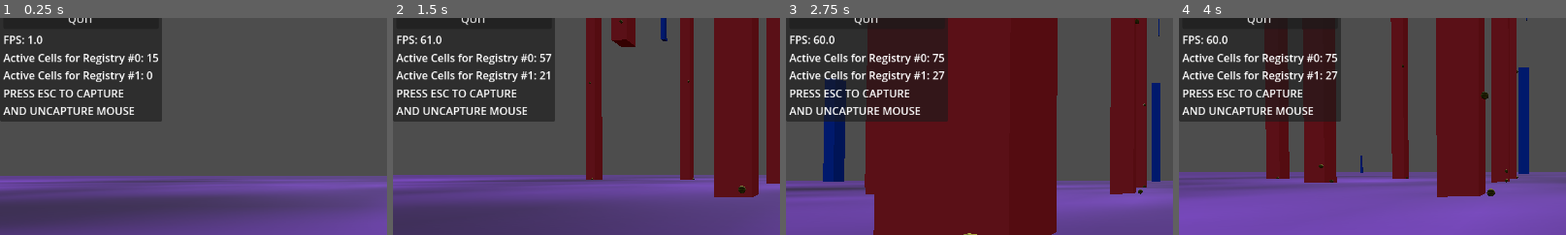
Above: before the commit, frames 1-4 (left to right).
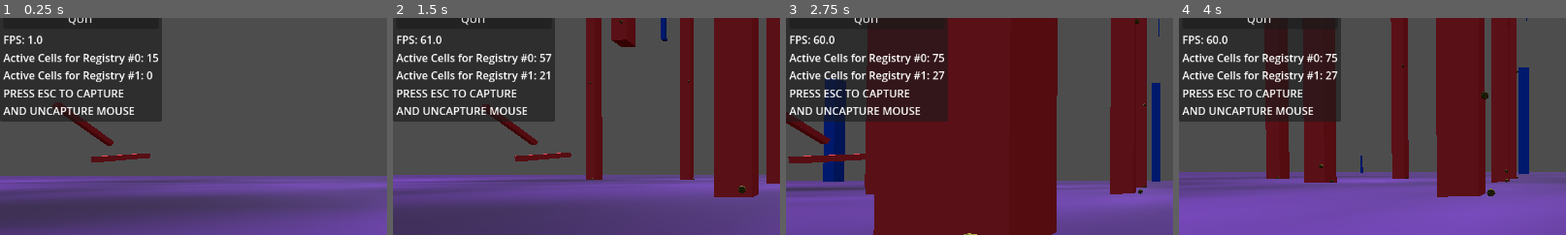
Above: after the commit, the same moments.

Repository: liamhendricks/cellblock
Game: Godot game, scene res://World.tscn
Same seed, same stepped clock (60 frames per second), same inputs: the game is played once before the commit and once after it.
Inputs (mouse positions are % of the whole screen's width and height, from its top left):
- Up to frame 1 (0.25 s): no input
- Up to frame 2 (1.5 s): move the mouse to (55, 50) at 0.52 s; hold W (forward) from 0.53 s (still down); move the mouse to (45, 50) at 1.27 s
- Up to frame 3 (2.75 s): keep holding W (forward); move the mouse to (52, 48) at 2.02 s
- Up to frame 4 (4 s): keep holding W (forward); move the mouse to (49, 52) at 2.77 s; move the mouse to (57, 51) at 3.52 s
The pictures show only the part of the screen within x 0-50%, y 14-64%; the shares and areas given below are measured in that part.

The runs differ from the first frame. In frame 1, 0.9% of the frame differs, in the area x 13-39%, y 38-67%; in frame 2, 0.9%; in frame 3, 1.2%, in the area x 0-21%, y 43-67%; in frame 4, nothing differs.

Commit message:
save nested children of cells properly

Diff:
--- a/project/World.tscn
+++ b/project/World.tscn
@@ -7,6 +7,10 @@
 [ext_resource type="Resource" uid="uid://or7ra5w1ycyv" path="res://addons/cellblock/resources/cell_registry_example_near.tres" id="5_p1v5b"]
 [ext_resource type="Resource" uid="uid://ca5rcb602gxwi" path="res://addons/cellblock/resources/cell_registry_example_far.tres" id="6_wygdx"]
 [ext_resource type="Script" uid="uid://bfffeg8o5htm1" path="res://addons/cellblock/cell_save.gd" id="7_wygdx"]
+[ext_resource type="Script" uid="uid://cuh238b5eycuy" path="res://addons/cellblock/cell.gd" id="8_kva58"]
+[ext_resource type="PackedScene" uid="uid://b8dsv02bisyox" path="res://StaticObjectExample.tscn" id="9_f5c0m"]
+[ext_resource type="PackedScene" uid="uid://dhl8wnvosccbo" path="res://MutableObjectExample.tscn" id="10_b2ar6"]
+[ext_resource type="Script" uid="uid://x1pkhw7yjo6v" path="res://mutable_object.gd" id="11_ee7l0"]
 
 [sub_resource type="FastNoiseLite" id="FastNoiseLite_js7pq"]
 frequency = 0.0665
@@ -50,6 +54,7 @@
 transform = Transform3D(1, 0, 0, 0, 1, 0, 0, 0, 1, 8, 1.571, 0)
 
 [node name="CellAnchor" parent="." instance=ExtResource("2_2dftf")]
+transform = Transform3D(1, 0, 0, 0, 1, 0, 0, 0, 1, -250, -50, -250)
 cell_registries = Array[ExtResource("4_eu7l1")]([ExtResource("5_p1v5b"), ExtResource("6_wygdx")])
 cell_save = SubResource("Resource_bah7m")
 
@@ -59,4 +64,29 @@
 [node name="DirectionalLight3D" type="DirectionalLight3D" parent="."]
 transform = Transform3D(1, 0, 0, 0, -0.6264, 0.779502, 0, -0.779502, -0.6264, 0, 21.326, 0)
 
+[node name="Cell" type="Node3D" parent="."]
+transform = Transform3D(1, 0, 0, 0, 1, 0, 0, 0, 1, -250, -50, -250)
+script = ExtResource("8_kva58")
+
+[node name="Statics" type="Node3D" parent="Cell"]
+
+[node name="StaticObjectExample" type="StaticBody3D" parent="Cell/Statics" instance=ExtResource("9_f5c0m")]
+transform = Transform3D(0.0041676, -0.00520793, 0.999978, -0.99116, 0.132587, 0.00482135, -0.132609, -0.991158, -0.0046093, 0, 67.8766, 0)
+
+[node name="StaticObjectExample2" type="StaticBody3D" parent="Cell/Statics" instance=ExtResource("9_f5c0m")]
+transform = Transform3D(0.0041676, -0.00520793, 0.999978, 0.861165, 0.508325, -0.00094169, -0.508309, 0.86115, 0.00660335, -34.3073, 88.8331, -43.5773)
+
+[node name="wolf" type="Node3D" parent="Cell/Statics/StaticObjectExample2"]
+
+[node name="Objects" type="Node3D" parent="Cell"]
+
+[node name="MutableObjectExample" type="RigidBody3D" parent="Cell/Objects" instance=ExtResource("10_b2ar6")]
+script = ExtResource("11_ee7l0")
+
+[node name="Characters" type="Node3D" parent="Cell"]
+
+[node name="Doors" type="Node3D" parent="Cell"]
+
+[node name="Spawners" type="Node3D" parent="Cell"]
+
 [connection signal="editor_state_changed" from="CellAnchor" to="CellAnchor" method="_on_editor_state_changed"]
--- a/project/cells/near/cell_-4_-1_-5.tscn
+++ b/project/cells/near/cell_-4_-1_-5.tscn
@@ -5,12 +5,13 @@
 [ext_resource type="PackedScene" uid="uid://dhl8wnvosccbo" path="res://MutableObjectExample.tscn" id="3_k84j3"]
 [ext_resource type="Script" uid="uid://x1pkhw7yjo6v" path="res://mutable_object.gd" id="4_a761d"]
 
-[node name="Cell" type="Node3D"]
+[node name="@Node3D@24801" type="Node3D"]
 script = ExtResource("1_qv8a4")
 
 [node name="Statics" type="Node3D" parent="."]
 
 [node name="block" type="StaticBody3D" parent="Statics" instance=ExtResource("2_bevtf")]
+transform = Transform3D(1, 0, 0, 0, 0.932998, 0.359883, 0, -0.359883, 0.932998, 0, 50.3034, 0)
 
 [node name="Objects" type="Node3D" parent="."]
 
--- a/project/cells/near/cell_-5_-1_-5.tscn
+++ b/project/cells/near/cell_-5_-1_-5.tscn
@@ -3,21 +3,25 @@
 [ext_resource type="Script" uid="uid://cuh238b5eycuy" path="res://addons/cellblock/cell.gd" id="1_y33s2"]
 [ext_resource type="PackedScene" uid="uid://b8dsv02bisyox" path="res://StaticObjectExample.tscn" id="2_c27n1"]
 [ext_resource type="PackedScene" uid="uid://dhl8wnvosccbo" path="res://MutableObjectExample.tscn" id="3_yi2y8"]
-[ext_resource type="Script" uid="uid://x1pkhw7yjo6v" path="res://mutable_object.gd" id="4_tnyvn"]
+[ext_resource type="Script" uid="uid://x1pkhw7yjo6v" path="res://mutable_object.gd" id="4_y33s2"]
 
 [node name="Cell" type="Node3D"]
 script = ExtResource("1_y33s2")
 
 [node name="Statics" type="Node3D" parent="."]
 
-[node name="block" type="StaticBody3D" parent="Statics" instance=ExtResource("2_c27n1")]
-transform = Transform3D(1, 0, 0, 0, 0.981316, -0.192402, 0, 0.192402, 0.981316, 0, 25.7537, 0)
+[node name="StaticObjectExample" type="StaticBody3D" parent="Statics" instance=ExtResource("2_c27n1")]
+transform = Transform3D(0.0041676, -0.00520793, 0.999978, -0.99116, 0.132587, 0.00482135, -0.132609, -0.991158, -0.0046093, 0, 67.8766, 0)
+
+[node name="StaticObjectExample2" type="StaticBody3D" parent="Statics" instance=ExtResource("2_c27n1")]
+transform = Transform3D(0.0041676, -0.00520793, 0.999978, 0.861165, 0.508325, -0.00094169, -0.508309, 0.86115, 0.00660335, -34.3073, 88.8331, -43.5773)
+
+[node name="wolf" type="Node3D" parent="Statics/StaticObjectExample2"]
 
 [node name="Objects" type="Node3D" parent="."]
 
-[node name="ball" type="RigidBody3D" parent="Objects" instance=ExtResource("3_yi2y8")]
-transform = Transform3D(1, 0, 0, 0, 1, 0, 0, 0, 1, 1, 2, 1)
-script = ExtResource("4_tnyvn")
+[node name="MutableObjectExample" type="RigidBody3D" parent="Objects" instance=ExtResource("3_yi2y8")]
+script = ExtResource("4_y33s2")
 
 [node name="Characters" type="Node3D" parent="."]
 
--- a/project/cells/near/cell_-5_1_0.tscn
+++ b/project/cells/near/cell_-5_1_0.tscn
@@ -5,12 +5,13 @@
 [ext_resource type="PackedScene" uid="uid://dhl8wnvosccbo" path="res://MutableObjectExample.tscn" id="3_hy3u1"]
 [ext_resource type="Script" uid="uid://x1pkhw7yjo6v" path="res://mutable_object.gd" id="4_ss55y"]
 
-[node name="Cell" type="Node3D"]
+[node name="@Node3D@24485" type="Node3D"]
 script = ExtResource("1_bvblp")
 
 [node name="Statics" type="Node3D" parent="."]
 
 [node name="block" type="StaticBody3D" parent="Statics" instance=ExtResource("2_ampgs")]
+transform = Transform3D(1, 0, 0, 0, 0.388256, 0.921552, 0, -0.921552, 0.388256, 0, 0, 0)
 
 [node name="Objects" type="Node3D" parent="."]
 
Not shown: 1 places in project/World.tscn that only renumber resources
Not shown, changed: project/addons/cellblock/cellblock_editor.gd
